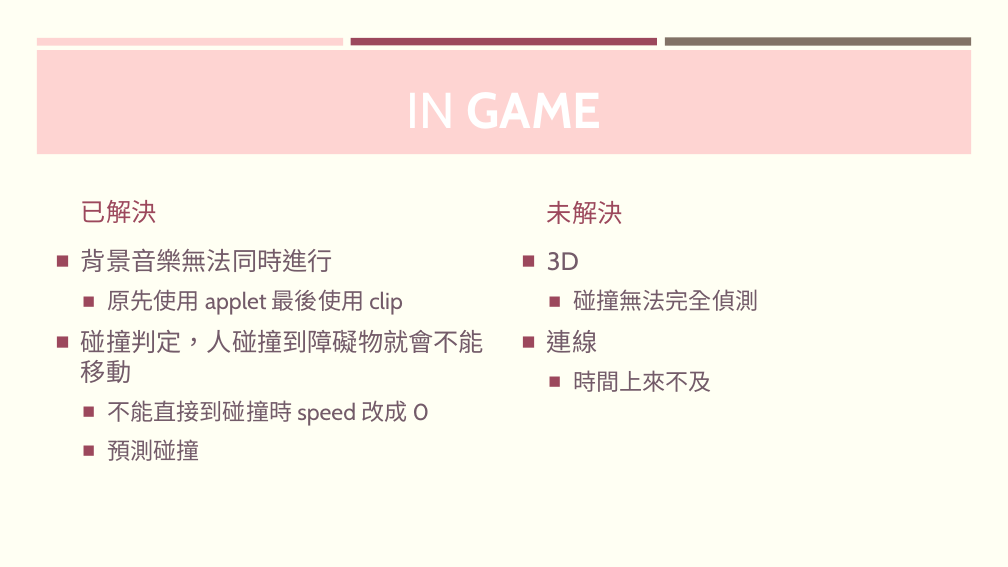
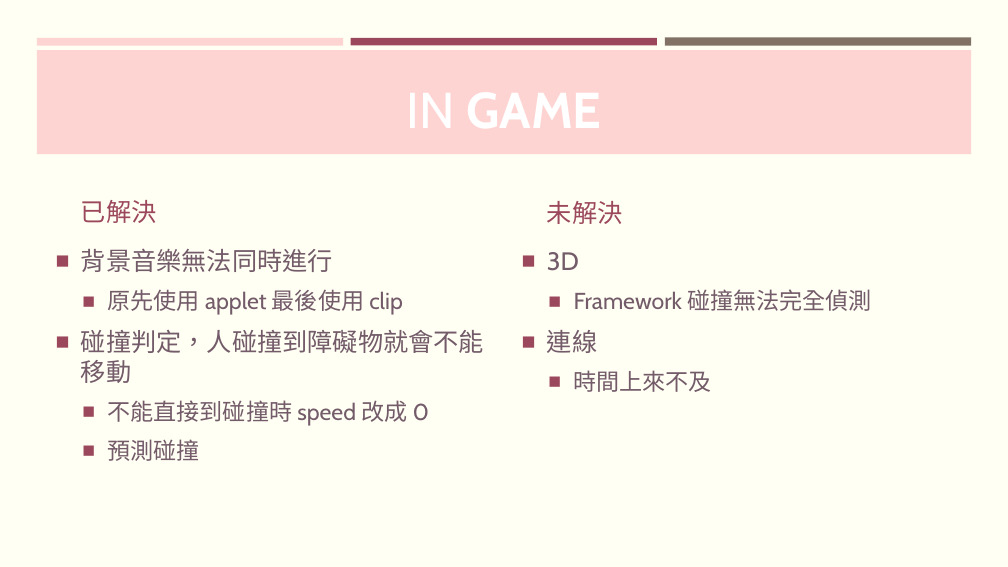
Before and after one commit to FalconLee1011/Java-Final, a slide deck: slide 19 of PPT/JAVA Final project.pptx. Drawn at 1008x567 pixels with LibreOffice and Linux fonts; fonts in the diff are those of the drawing. Boxes give left, top, right and bottom in pixels: in the first picture for what was removed or moved away, otherwise in the second. Text is boxed around its words. In the diff, an @@ line names an element or a change of style, - is before the commit and + after.

```diff
--- a/PPT/JAVA Final project.pptx
+++ b/PPT/JAVA Final project.pptx
@@ text at [574,289,871,311]: text changed @@
-  ■ 碰撞無法完全偵測
+  ■ Framework 碰撞無法完全偵測
```
